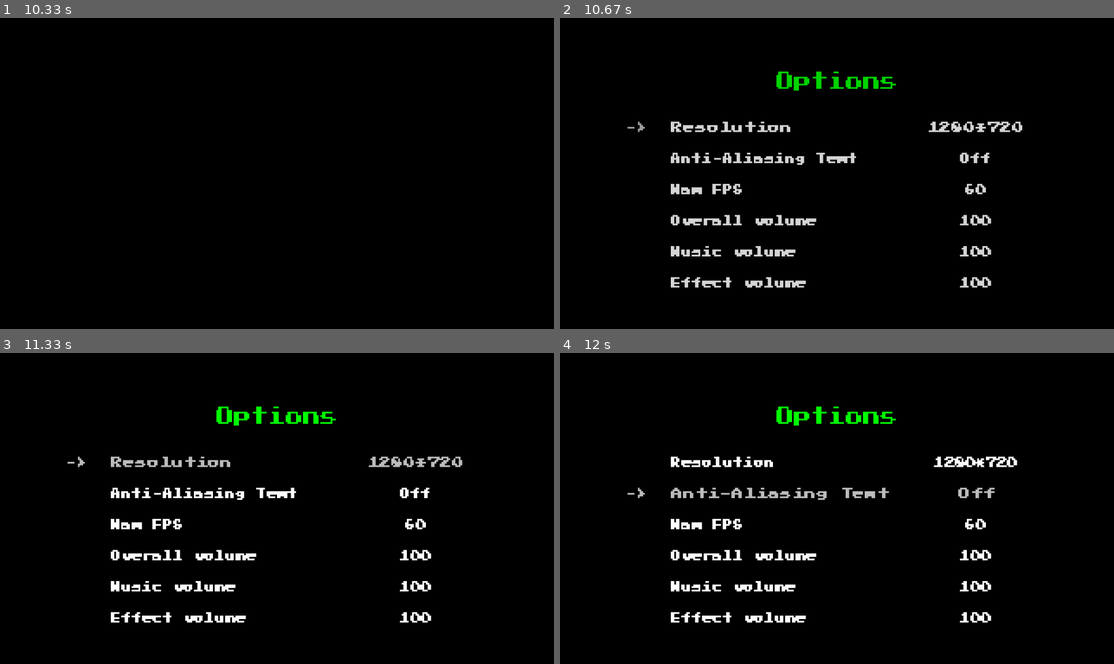
Above: before the commit, frames 1-4 (two rows, left to right).
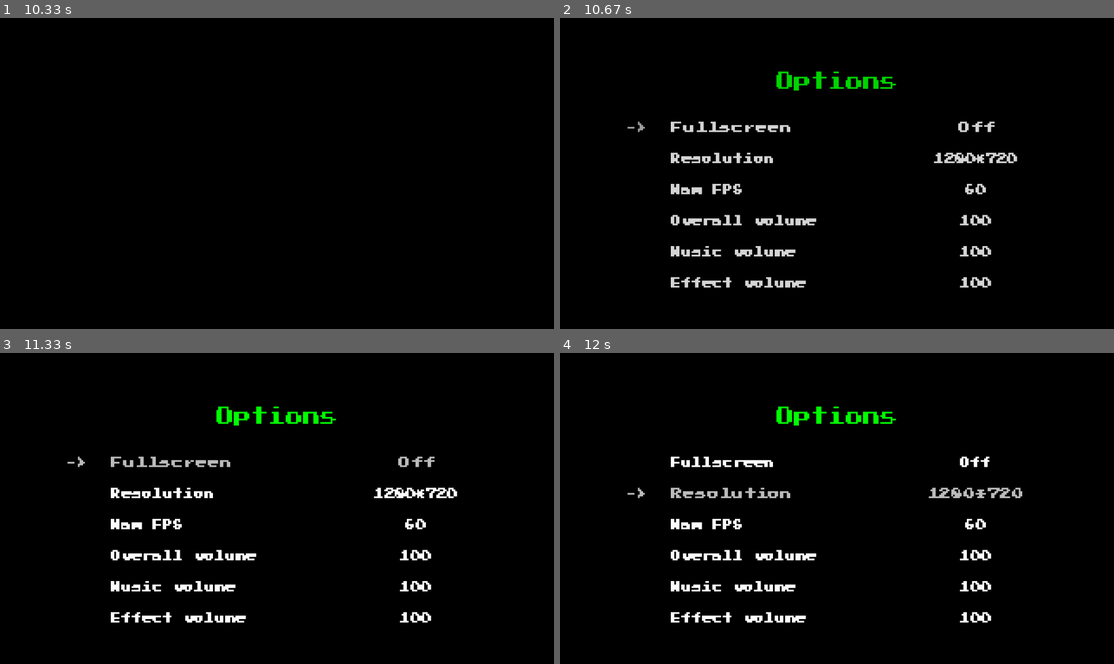
Above: after the commit, the same moments.

Repository: ShiratoDesu/evog_pygame
Game: pygame game, started from game.py
Two runs of this game, one before a commit and one after it. Both use one fixed random seed, a clock stepped at 60 frames per second and the inputs below.
Inputs:
- Up to frame 1 (10.33 s): hold Up 1.9-2.37 s; tap Enter at 3.57, 9.87 s; hold Down 6.47-6.93 s; hold Up 7.4-7.77 s; hold Down 8.47-8.83 s; hold Up from 10.2 s (still down)
- Up to frame 2 (10.67 s): release Up at 10.5 s
- Up to frame 3 (11.33 s): tap Enter at 11.03 s
- Up to frame 4 (12 s): hold Down from 11.93 s (still down)

Frame 1 is identical in both runs. In frame 2, 1.4% of the frame differs, in the area x 20-84%, y 33-48%; in frame 3, 1.4%; in frame 4, 1.5%.

Commit message:
arragement

Diff:
--- a/assets/draw.py
+++ b/assets/draw.py
@@ -4,14 +4,14 @@
 
 
 class Draw(Assets):
-    def __init__(self, canvas, screen, anti_aliasing) -> None:
+    def __init__(self, canvas, screen) -> None:
         Assets.__init__(self)
         self.load_font()
         self.canvas = canvas
         self.screen = screen
         self.canvas_w, self.canvas_h = canvas.get_size()
         self.screen_w, self.screen_h = screen.get_size()
-        self.anti_aliasing = anti_aliasing
+        self.anti_aliasing = False
 
     def load_font(self):
         self.main_font = os.path.join(self.font_dir, "PressStart2P-vaV7.ttf")
@@ -30,6 +30,7 @@
         fade_canvas = pygame.Surface((self.canvas_w, self.canvas_h))
         opacity = 0
         fade_canvas.fill(color)
+        timer = 0
         for i in range(0, fade_time):
             opacity += 1
             fade_canvas.set_alpha(opacity)
--- a/charactor/player.py
+++ b/charactor/player.py
@@ -5,7 +5,6 @@
 class Player(pygame.sprite.Sprite):
     def __init__(self, pos_x, pos_y):
         super().__init__()
-        self.idle()
         self.pos_x = pos_x
         self.pos_y = pos_y
 
@@ -15,6 +14,7 @@
         self.image = self.sprite.knight[self.current_sprite]
         self.rect = self.image.get_rect()
         self.rect.center = [pos_x, pos_y]
+        self.idle_animation = False
 
     def idle(self):
         self.idle_animation = True
--- a/game.py
+++ b/game.py
@@ -8,22 +8,29 @@
 
 class Game():
     def __init__(self) -> None:
+
+        os.environ['SDL_VIDEO_CENTERED'] = '1'
         pygame.mixer.pre_init(44100, -16, 2, 512)
         pygame.init()
+        pygame.display.set_caption("Evog")
+
         self.setting_value = {
+            "fullscreen": False,
             "screen_w": 1280,
             "screen_h": 720,
-            "anti_aliasing_text": False,
             "max_fps": 60,
             "overall_sound": 0.5,
             "music_sound": 1,
             "effect_sound": 1
         }
+
         self.GAME_W, self.GAME_H = 320, 180
         self.game_canvas = pygame.Surface((self.GAME_W, self.GAME_H))
         self.screen = pygame.display.set_mode(
             (self.setting_value["screen_w"], self.setting_value["screen_h"]))
+
         self.running, self.playing = True, True
+
         self.actions = {
             "left": False,
             "right": False,
@@ -32,12 +39,14 @@
             "enter": False,
             "escape": False
         }
+
         self.colors = {
             "black": (0, 0, 0),
             "white": (255, 255, 255),
             "red": (255, 0, 0),
             "yellow": (255, 255, 0)
         }
+
         self.dt, self.prev_time = 0, 0
         self.state_stack = []
         self.clock = pygame.time.Clock()
--- a/saved/setting.txt
+++ b/saved/setting.txt
@@ -1 +1 @@
-{"screen_w": 1280, "screen_h": 720, "anti_aliasing_text": false, "max_fps": 60, "overall_sound": 0.5, "music_sound": 1, "effect_sound": 1}
+{"fullscreen": false, "screen_w": 1280, "screen_h": 720, "max_fps": 60, "overall_sound": 0.5, "music_sound": 1, "effect_sound": 1}
--- a/states/game_scene.py
+++ b/states/game_scene.py
@@ -3,18 +3,24 @@
 from charactor.player import Player
 import pygame
 
+
 class GameScene(State):
     def __init__(self, game) -> None:
         State.__init__(self, game)
-        self.player = Player(self.canvas_w*0.2, self.canvas_h*0.75)
+        self.player = Player(self.CANVAS_W*0.2, self.CANVAS_H*0.75)
         self.player.add_player()
         self.sound.fadeout_music(1)
-        self.sound.play_music(self.sound.begin_theme_intro, self.overall_volume, self.music_volume, 1)
+        self.sound.play_music(self.sound.begin_theme_intro, 1)
         self.sound.queue_music(self.sound.begin_theme_loop)
 
     def update(self, delta_time, actions):
-        pass
+        self.start_idle(actions)
+        print(self.player.idle_animation)
 
     def render(self, surface):
         surface.fill((0, 0, 0))
         self.player.draw_sprite(surface)
+
+    def start_idle(self, actions):
+        if actions["enter"] == True:
+            self.player.idle()
--- a/states/menus/options/options_menu.py
+++ b/states/menus/options/options_menu.py
@@ -8,16 +8,16 @@
         self.get_setted_value()
 
         self.options = (
-            [7, "Resolution", "white", .20, .35],
-            [6, "Anti-Aliasing Text", "white", .20, .45],
+            [7, "Fullscreen", "white", .20, .35],
+            [6, "Resolution", "white", .20, .45],
             [6, "Max FPS", "white", .20, .55],
             [6, "Overall volume", "white", .20, .65],
             [6, "Music volume", "white", .20, .75],
             [6, "Effect volume", "white", .20, .85]
         )
         self.setted_value = (
-            [7, self.resolution, "white", .75, .35],
-            [6, self.antialias, "white", .75, .45],
+            [7, self.fullscreen, "white", .75, .35],
+            [6, self.resolution, "white", .75, .45],
             [6, self.max_fps, "white", .75, .55],
             [6, self.overall_volume, "white", .75, .65],
             [6, self.music_volume, "white", .75, .75],
@@ -61,9 +61,9 @@
         self.setted_value[self.menu_index][2] = "gray"
 
     def transition_state(self):
-        if self.options[self.menu_index][1] == "Resoulution":
+        if self.options[self.menu_index][1] == "Fullscreen":
             pass
-        elif self.options[self.menu_index][1] == "Anti-Aliasing Text":
+        elif self.options[self.menu_index][1] == "Resolution":
             pass
         elif self.options[self.menu_index][1] == "Max FPS":
             pass
@@ -75,11 +75,11 @@
             pass
 
     def get_setted_value(self):
+        if self.game.setting_value["fullscreen"] == True:
+            self.fullscreen = "On"
+        else:
+            self.fullscreen = "Off"
         self.resolution = str(self.screen_w) + "*" + str(self.screen_h)
-        if self.game.setting_value["anti_aliasing_text"] == True:
-            self.antialias = "On"
-        else:
-            self.antialias = "Off"
         self.max_fps = self.game.setting_value["max_fps"]
         self.overall_volume = int(
             (self.game.setting_value["overall_sound"] / 0.5) * 100)
--- a/states/state.py
+++ b/states/state.py
@@ -15,8 +15,7 @@
         self.sound = Sound(game.setting_value["overall_sound"],
                            game.setting_value["music_sound"],
                            game.setting_value["effect_sound"])
-        self.draw = Draw(self.canvas, self.screen,
-                         game.setting_value["anti_aliasing_text"])
+        self.draw = Draw(self.canvas, self.screen)
         self.sprites = Sprites()
 
     def update(self, delta_time, actions):
